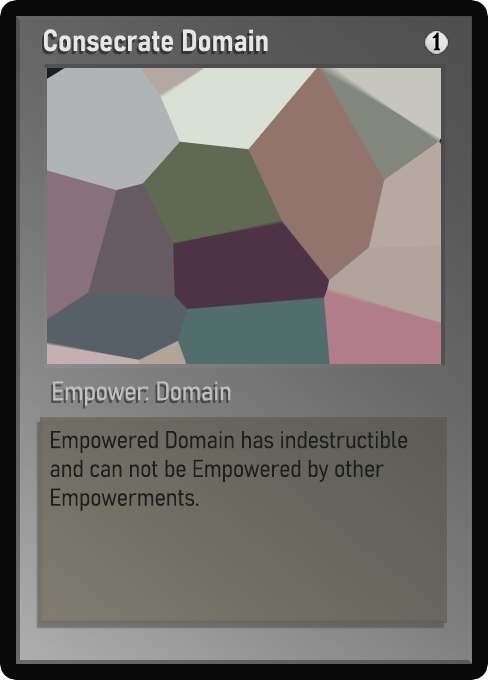
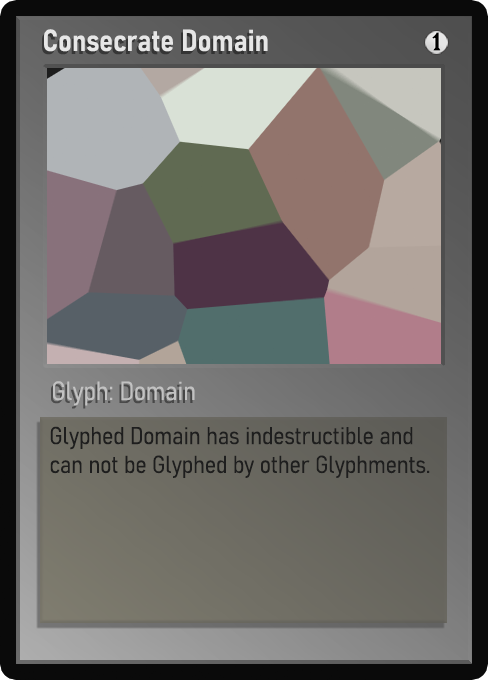
Revision of a layered 488px x 680px image; what changed, layer by layer:
painted on "Class" over [53, 381, 231, 406]
painted on "Desc_norm" over [50, 426, 430, 511]
